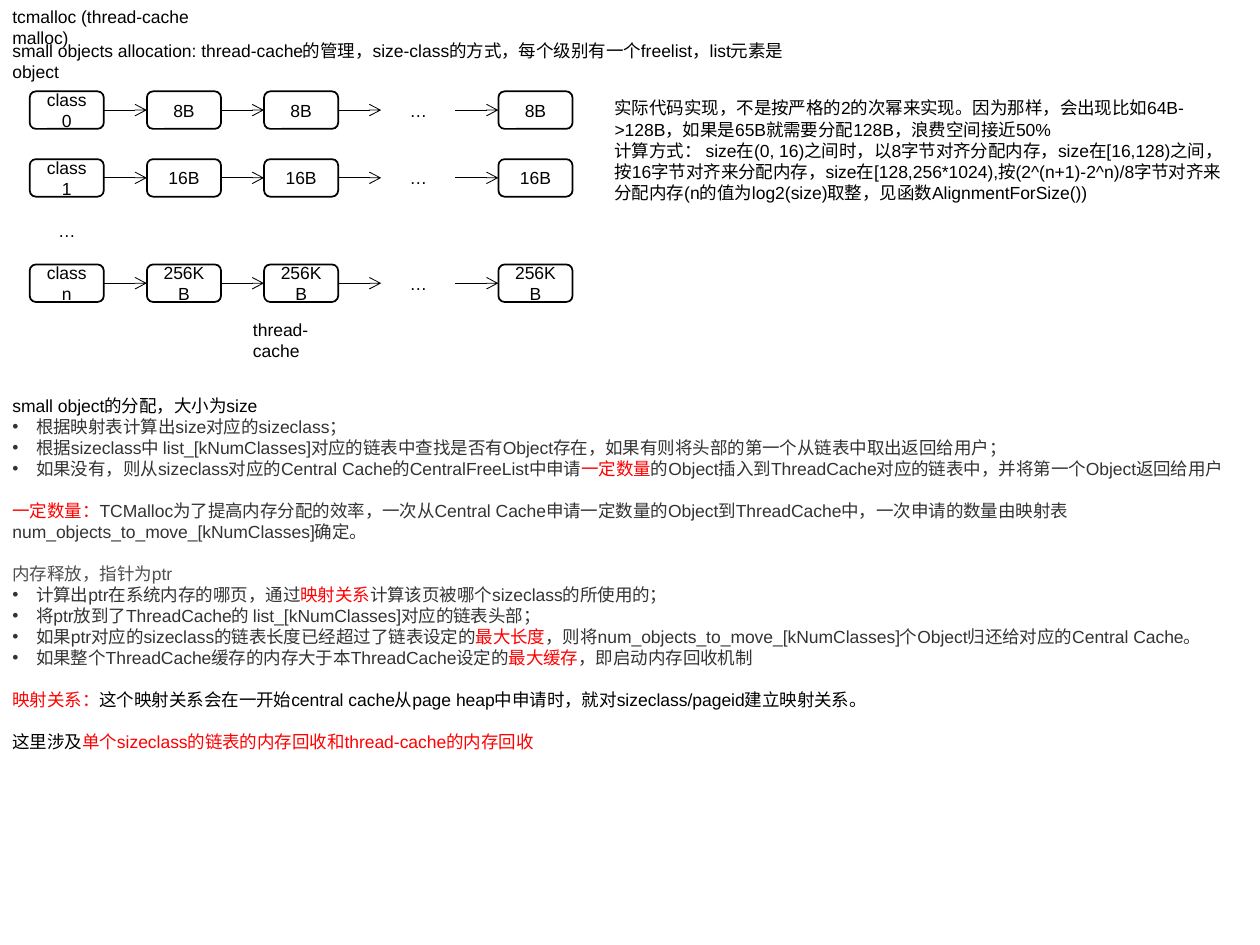
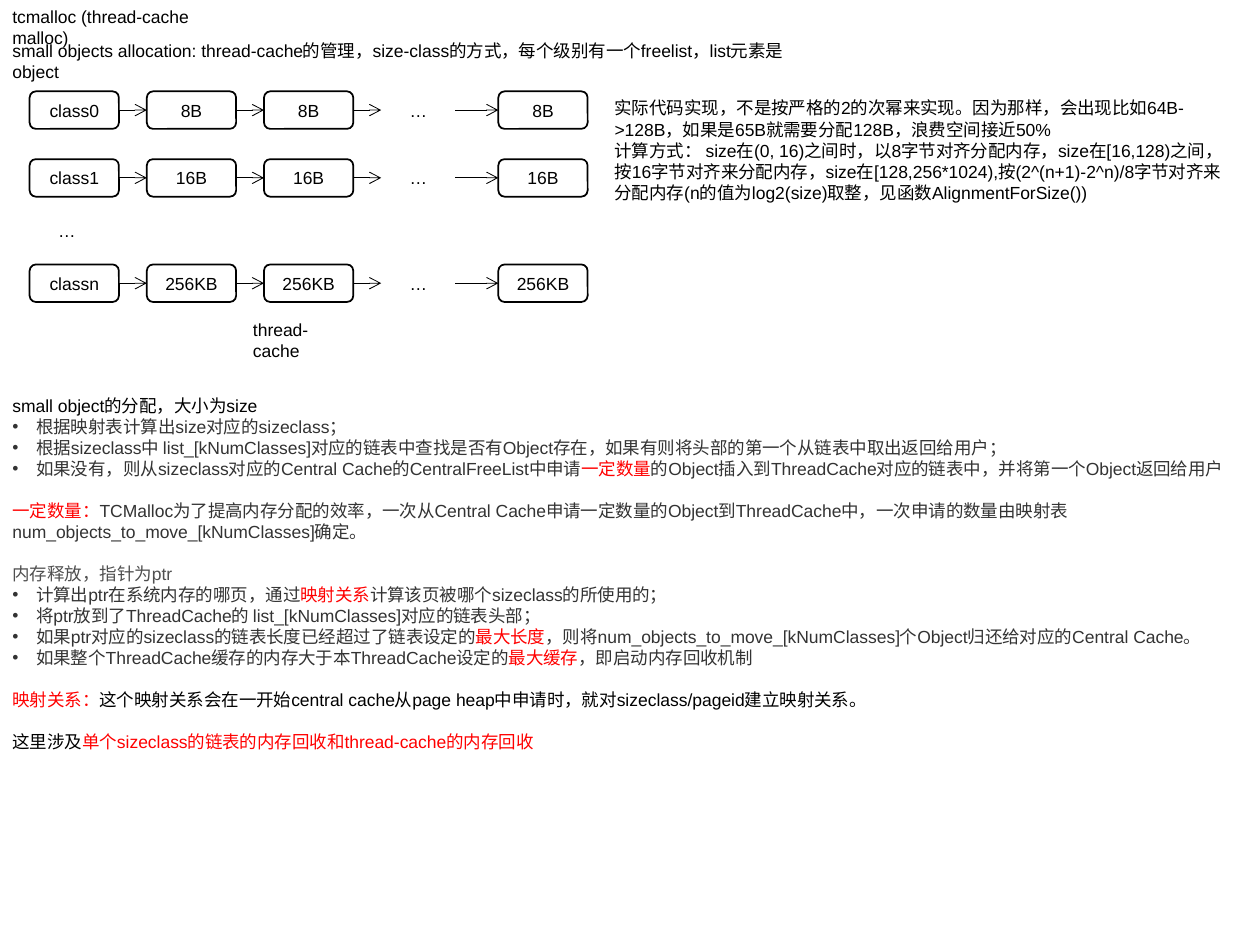
Before and after one commit to movetobe/xxx, a slide deck: slide 31 of xxx.pptx. Drawn at 1260x945 pixels with LibreOffice and Linux fonts; fonts in the diff are those of the drawing. Boxes give left, top, right and bottom in pixels: in the first picture for what was removed or moved away, otherwise in the second. Text is boxed around its words. In the diff, an @@ line names an element or a change of style, - is before the commit and + after.

```diff
--- a/xxx.pptx
+++ b/xxx.pptx
@@ rounded rectangle "class0": place and size @@
-rounded rectangle "class0" at (30, 91, 105, 129)
+rounded rectangle "class0" at (30, 91, 120, 129)
@@ arrow moved from (103, 110) - (147, 110) to (118, 110) - (147, 110) @@
@@ rounded rectangle "8B": place and size @@
-rounded rectangle "8B" at (147, 91, 222, 129)
+rounded rectangle "8B" at (147, 91, 237, 129)
@@ arrow moved from (220, 110) - (265, 110) to (236, 110) - (265, 110) @@
@@ rounded rectangle "8B": place and size @@
-rounded rectangle "8B" at (265, 91, 339, 129)
+rounded rectangle "8B" at (265, 91, 354, 129)
@@ arrow moved from (338, 110) - (382, 110) to (353, 110) - (382, 110) @@
@@ rounded rectangle "8B": place and size @@
-rounded rectangle "8B" at (499, 91, 573, 129)
+rounded rectangle "8B" at (499, 91, 588, 129)
@@ rounded rectangle "class1": place and size @@
-rounded rectangle "class1" at (30, 159, 105, 197)
+rounded rectangle "class1" at (30, 159, 120, 197)
@@ arrow moved from (103, 178) - (147, 178) to (118, 178) - (147, 178) @@
@@ rounded rectangle "16B": place and size @@
-rounded rectangle "16B" at (147, 159, 222, 197)
+rounded rectangle "16B" at (147, 159, 237, 197)
@@ arrow moved from (220, 178) - (265, 178) to (236, 178) - (265, 178) @@
@@ rounded rectangle "16B": place and size @@
-rounded rectangle "16B" at (265, 159, 339, 197)
+rounded rectangle "16B" at (265, 159, 354, 197)
@@ arrow moved from (338, 178) - (382, 178) to (353, 178) - (382, 178) @@
@@ rounded rectangle "16B": place and size @@
-rounded rectangle "16B" at (499, 159, 573, 197)
+rounded rectangle "16B" at (499, 159, 588, 197)
@@ rounded rectangle "classn": place and size @@
-rounded rectangle "classn" at (30, 265, 105, 302)
+rounded rectangle "classn" at (30, 265, 120, 302)
@@ rounded rectangle "256KB": place and size @@
-rounded rectangle "256KB" at (147, 265, 222, 302)
+rounded rectangle "256KB" at (147, 265, 237, 302)
@@ rounded rectangle "256KB": place and size @@
-rounded rectangle "256KB" at (265, 265, 339, 302)
+rounded rectangle "256KB" at (265, 265, 354, 302)
@@ rounded rectangle "256KB": place and size @@
-rounded rectangle "256KB" at (499, 265, 573, 302)
+rounded rectangle "256KB" at (499, 265, 588, 302)
@@ arrow moved from (103, 284) - (147, 284) to (118, 284) - (147, 284) @@
@@ arrow moved from (220, 284) - (265, 284) to (236, 284) - (265, 284) @@
@@ arrow moved from (338, 284) - (382, 284) to (353, 284) - (382, 284) @@
```
Also in this commit, not shown: 6 other slides changed, 10 other files.
